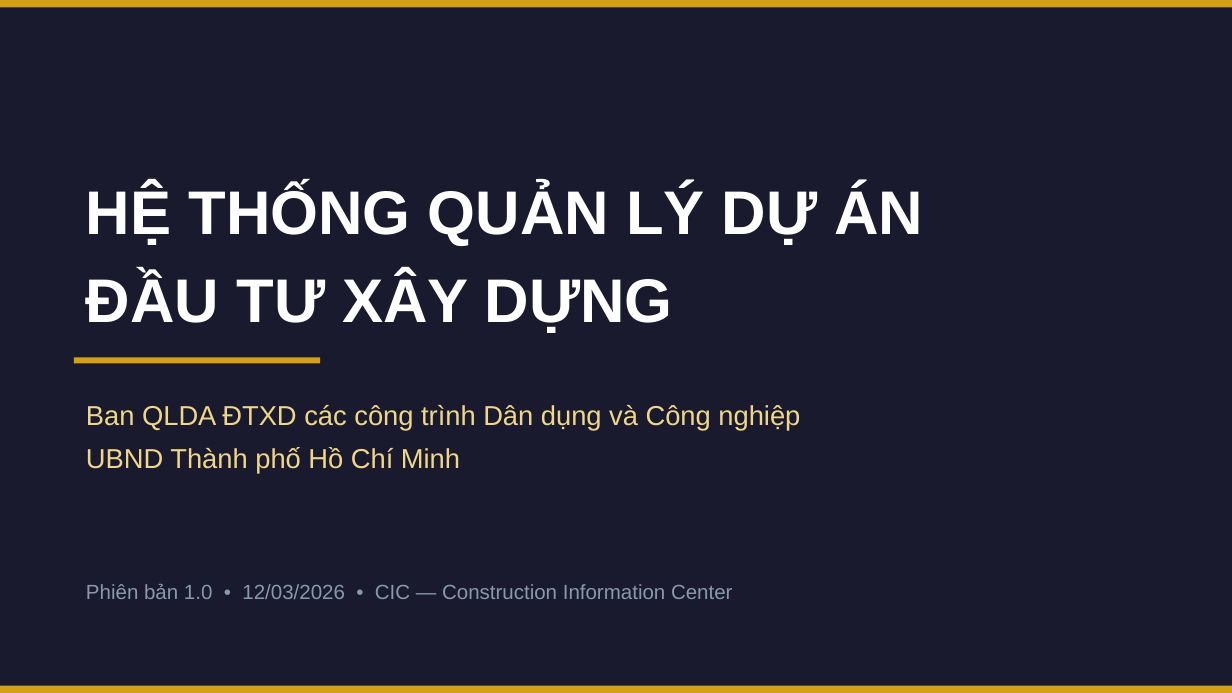
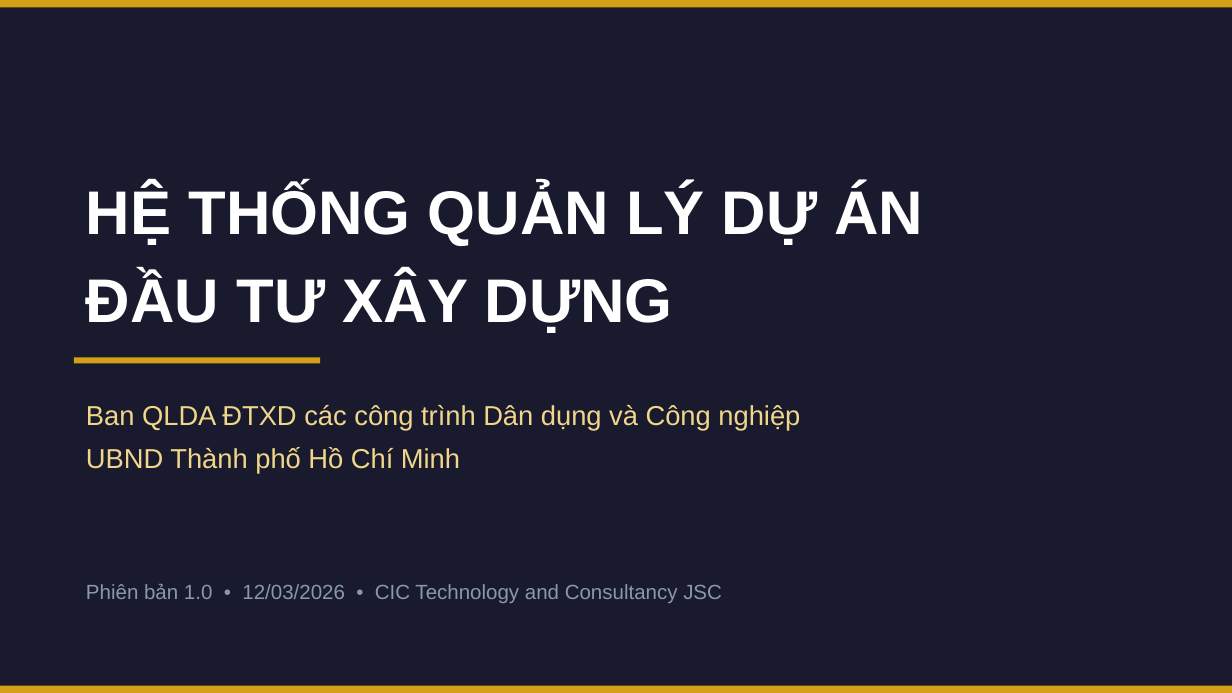
Before and after one commit to anhnq-lab/qlda-ddcn-hcm, a slide deck: slide 1 of ThuyetTrinh_PhanMem_QLDA_DTXD.pptx. Drawn at 1232x693 pixels with LibreOffice and Linux fonts; fonts in the diff are those of the drawing. Boxes give left, top, right and bottom in pixels: in the first picture for what was removed or moved away, otherwise in the second. Text is boxed around its words. In the diff, an @@ line names an element or a change of style, - is before the commit and + after.

```diff
--- a/ThuyetTrinh_PhanMem_QLDA_DTXD.pptx
+++ b/ThuyetTrinh_PhanMem_QLDA_DTXD.pptx
@@ text at bbox=[86, 584, 722, 603]: text changed @@
-Phiên bản 1.0 • 12/03/2026 • CIC — Construction Information Center
+Phiên bản 1.0 • 12/03/2026 • CIC Technology and Consultancy JSC
```
Also in this commit, not shown: 2 other slides changed, 28 other files.
